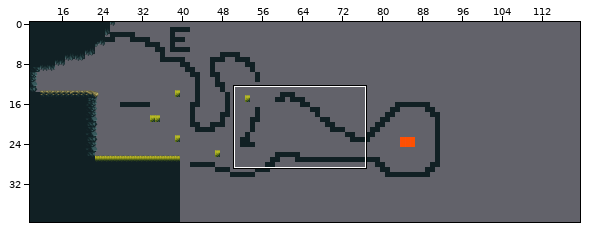
An edit to a level. Tiled map (JSON), assets/tilemaps/basic_tilemap_3_010.json. Above: a wide view before the commit, with the close-up outlined.
Close-up. The starting point:
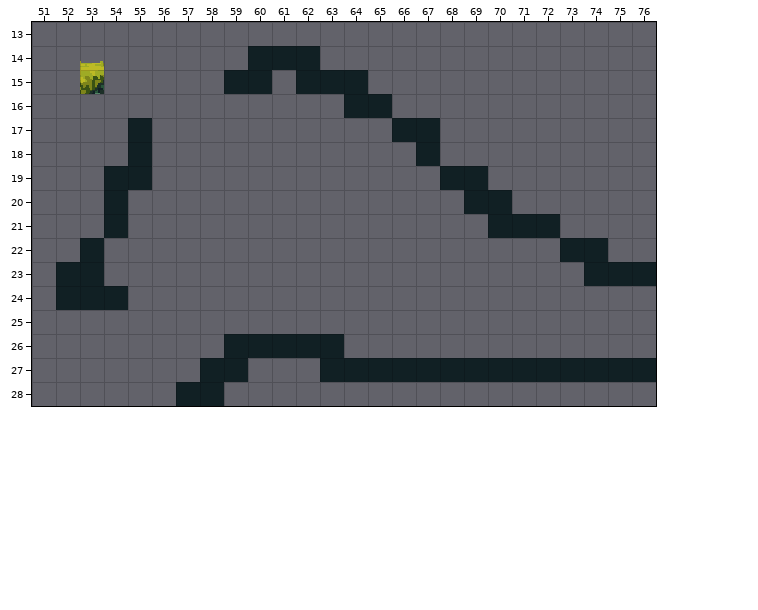
Cells are 16x16 px. Shown: x 51..76, y 13..28. The commit also changed other parts of the map, which this record leaves out.
After:
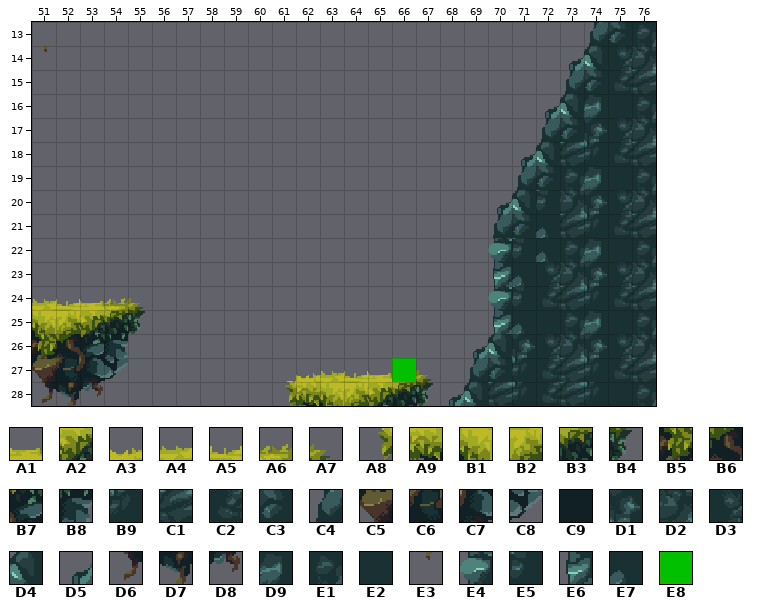
Key: from "Magic_Cliffs16": A1 64, A2 122; from "Magic_Cliffs16_2": A3 61, A4 62, A5 63, A6 65, A7 66, A8 118, A9 119, B1 120, B2 121, B3 123, B4 124, B5 178, B6 179, B7 180, B8 181, B9 217 turned 180, C1 218 turned 180, C2 219 turned 180, C3 226 turned 180, C4 227 turned 180, C5 236, C6 237, C7 238, C8 239, C9 259, D1 275 turned 180, D2 276 turned 180, D3 277 turned 180, D4 284 turned 180, D5 285 turned 180, D6 294, D7 295, D8 296, D9 333 turned 180, E1 334 turned 180, E2 335, E3 353, E4 396, E5 397, E6 454, E7 455; from "nes-color-palette": E8 25.
__ is an empty cell, ## one hidden under a higher layer.
Tiles replaced or removed in this view: A1, A2, C9.
Changes in this commit:
Changed rows in their new state; .. is an unchanged cell.
Layer "caveBackground":
first column x 68:
13 .. .. .. .. .. .. C4 C3 E1
14 .. .. .. .. .. D5 D4 D3 D2
15 .. .. .. .. .. C4 C3 C2 C1
16 .. .. .. .. D5 D4 D9 E2 E1
17 .. .. .. .. C4 C3 D1 D3 D2
18 .. .. .. D5 D4 C1 B9 C2 C1
19 .. .. .. C4 C3 E1 D9 E2 E1
20 .. .. D5 D4 E5 D2 D1 D3 D2
21 .. .. C4 C3 E7 C1 B9 C2 C1
22 .. .. E4 E5 E7 E1 D9 E2 E1
23 .. .. E6 E7 D3 D2 D1 D3 D2
24 .. .. E4 E5 C2 C1 B9 C2 C1
25 .. .. E6 E7 E2 E1 D9 E2 E1
26 .. D5 D4 D1 D3 D2 D1 D3 D2
27 .. C4 C3 B9 C2 C1 B9 C2 C1
28 D5 D4 C1 B9 C2 C1 B9 E2 E1
Layer "mainGrass":
first column x 51:
14 E3 .. __ .. .. .. .. .. .. __ __ __ .. .. .. .. .. .. .. .. .. .. .. .. .. ..
15 .. .. __ .. .. .. .. .. __ __ .. __ __ __ .. .. .. .. .. .. .. .. .. .. .. ..
16 .. .. .. .. .. .. .. .. .. .. .. .. .. __ __ .. .. .. .. .. .. .. .. .. .. ..
17 .. .. .. .. __ .. .. .. .. .. .. .. .. .. .. __ __ .. .. .. .. .. .. .. .. ..
18 .. .. .. .. __ .. .. .. .. .. .. .. .. .. .. .. __ .. .. .. .. .. .. .. .. ..
19 .. .. .. __ __ .. .. .. .. .. .. .. .. .. .. .. .. __ __ .. .. .. .. .. .. ..
20 .. .. .. __ .. .. .. .. .. .. .. .. .. .. .. .. .. .. __ __ .. .. .. .. .. ..
21 .. .. .. __ .. .. .. .. .. .. .. .. .. .. .. .. .. .. .. __ __ __ .. .. .. ..
22 .. .. __ .. .. .. .. .. .. .. .. .. .. .. .. .. .. .. .. .. .. .. __ __ .. ..
23 .. __ __ .. .. .. .. .. .. .. .. .. .. .. .. .. .. .. .. .. .. .. .. __ __ __
24 A4 A5 A1 A6 A7 .. .. .. .. .. .. .. .. .. .. .. .. .. .. .. .. .. .. .. .. ..
25 B1 B2 A2 B3 B4 .. .. .. .. .. .. .. .. .. .. .. .. .. .. .. .. .. .. .. .. ..
26 B5 B6 B7 B8 .. .. .. .. __ __ __ __ __ .. .. .. .. .. .. .. .. .. .. .. .. ..
27 C5 C6 C7 C8 .. .. .. __ __ .. .. A3 A4 A5 A1 ## A7 __ __ __ __ __ __ __ __ __
28 D6 D7 D8 .. .. .. __ __ .. .. A8 A9 B1 B2 A2 B3 B4 .. .. .. .. .. .. .. .. ..
Layer "enemies":
first column x 66:
27 E8
Pixel boxes of the changes (left, top, right, bottom) in both close-ups:
changed: (176, 22, 656, 406)
added: (44, 46, 49, 52)
removed: (80, 61, 104, 94)
changed: (32, 118, 152, 406)
